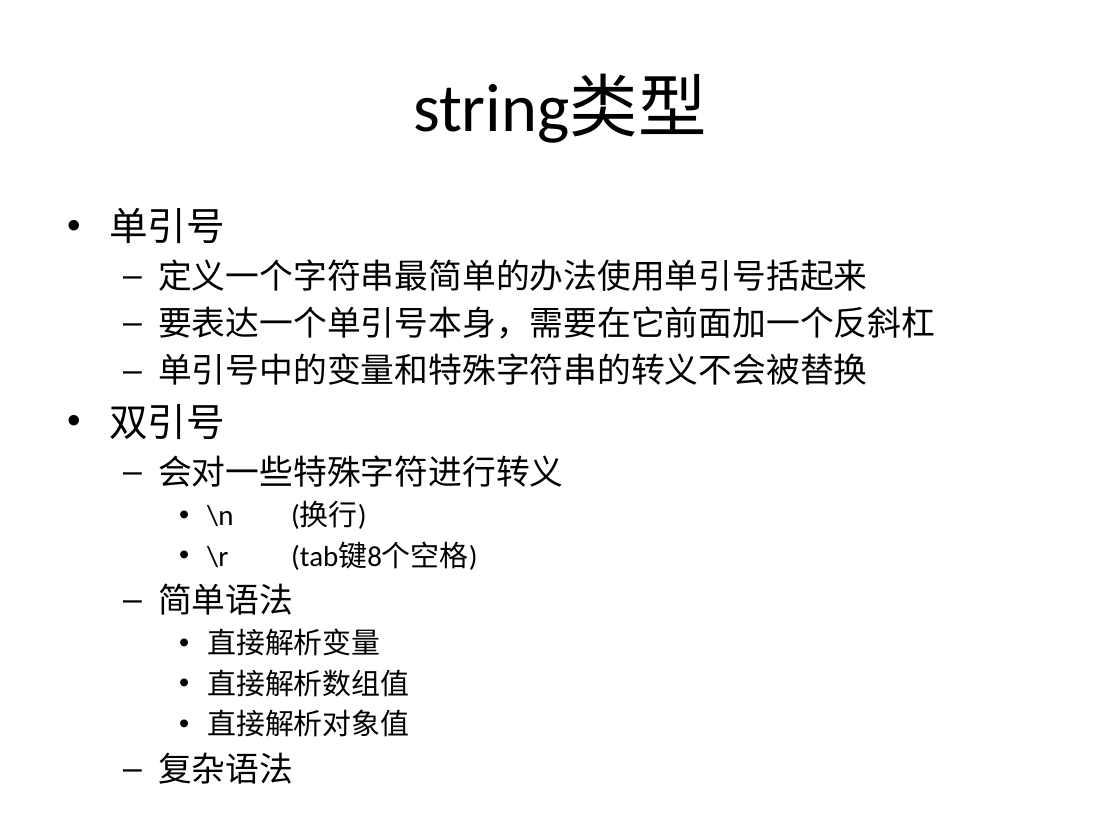
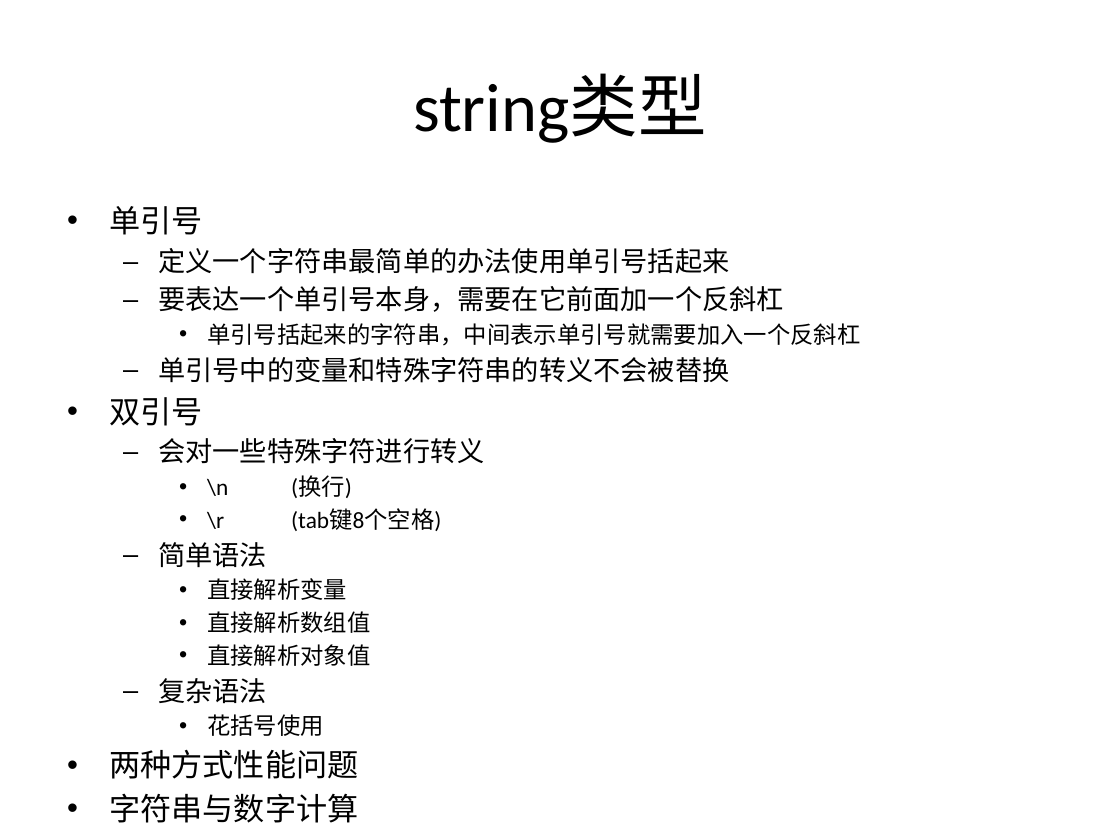
Before and after one commit to zhan3333/php-example, a slide deck: slide 3 of doc/ppt/第十课-php进阶.pptx. Drawn at 1120x840 pixels with LibreOffice and Linux fonts; fonts in the diff are those of the drawing. Boxes give left, top, right and bottom in pixels: in the first picture for what was removed or moved away, otherwise in the second. Text is boxed around its words. In the diff, an @@ line names an element or a change of style, - is before the commit and + after.

```diff
--- a/doc/ppt/第十课-php进阶.pptx
+++ b/doc/ppt/第十课-php进阶.pptx
@@ text at (109,206,784,704): size 24.8 to 20 pt in "单引号", "双引号"; size 21.7 to 17.5 pt in "定义一个字符串最简单的办法使用单引号括起来", "要表达一个单引号本身，需要在它前面加一个反斜杠", "单引号中的变量和特殊字符串的转义不会被替换", "会对一些特殊字符进行转义" and 2 more places; size 18.6 to 15 pt in "\n (换行)", "\r (tab键8个空格)", "直接解析变量", "直接解析数组值" and 1 more places @@
@@ text at (207,323,860,346): paragraph added @@
+    • 单引号括起来的字符串，中间表示单引号就需要加入一个反斜杠
@@ text at (109,714,358,823): paragraphs added @@
+    • 花括号使用
+• 两种方式性能问题
+• 字符串与数字计算
```
Also in this commit, not shown: 5 slides added, 1 slide removed, 7 other files.
